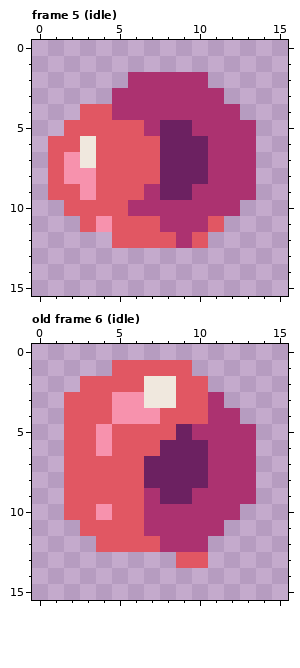
One commit to this pixel-art file: android/assets/ase/fx_fireball.ase. Above: the version before the commit.
16x16 pixels, 13 frames. Shown: frame 5 (idle), old frame 6 (idle). The commit also changed other frames, which this record leaves out.
After:
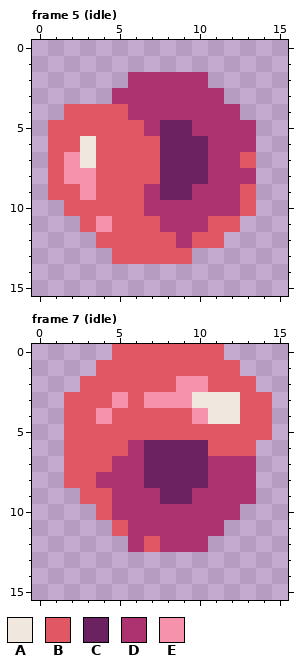
Palette (. is transparent): A #f0e8de  B #e15763  C #6c2161  D #ac3270  E #f792ad
A new or re-ordered frame is compared with the old frame closest to it.
The author wrote: removing faulty item export, tweaking fx_fireball
Changes in this commit:
frames 13 -> 15
--- frame 5 (idle), layer "fireball"
@@ x 0..15 @@
  3 .....DDDDDDD....
- 4 ...BBDDDDDDDD...
- 5 ..BBBBBDCCDDDD..
+ 4 ..BBBBDDDDDDD...
+ 5 .BBBBBBDCCDDDD..
  6 .BBABBBBCCCDDD..
- 7 .BEABBBBCCCDDD..
+ 7 .BEABBBBCCCDDB..
  8 .BEEBBBBCCCDDD..
- 9 .BBEBBBDCCDDDD..
-10 ..BBBBDDDDDDD...
-11 ...BEBBBDDDB....
-12 .....BBBBDB.....
-13 ................
+ 9 .BBEBBBDCCDDDB..
+10 ..BBBBBDDDDDDB..
+11 ...BEBBBDDDBB...
+12 ....BBBBBDBB....
+13 .....BBBBB......
 14 ................
--- frame 7 (idle) is new; against old frame 6 (idle), layer "fireball"
@@ x 0..15 @@
- 0 ................
- 1 .....BBBBB......
- 2 ...BBBBAABB.....
- 3 ..BBBEEAABBD....
- 4 ..BBBEEEBBBDD...
- 5 ..BBEBBBBCDDDD..
- 6 ..BBEBBBCCCDDD..
- 7 ..BBBBBCCCCDDD..
- 8 ..BBBBBCCCCDDD..
- 9 ..BBBBBDCCDDDD..
-10 ..BBEBBDDDDDD...
-11 ...BBBBDDDDD....
-12 ....BBBBDDD.....
-13 .........BB.....
+ 0 .....BBBBBBB....
+ 1 ....BBBBBBBBB...
+ 2 ...BBBBBBEEBBB..
+ 3 ..BBBEBEEEAAABB.
+ 4 ..BBEBBBBBEAABB.
+ 5 ..BBBBBBBBBBBBB.
+ 6 ..BBBBDCCCCBBB..
+ 7 ..BBBDDCCCCDDD..
+ 8 ..BBDDDCCCCDDD..
+ 9 ...BBDDDCCDDDD..
+10 ....BDDDDDDDD...
+11 .....BDDDDDD....
+12 ......DBDDD.....
+13 ................
 14 ................
Boxes around the changes in both pictures, in picture pixels (x1, y1, x2, y2):
changed: (48, 104, 128, 136)
changed: (96, 152, 256, 264)
changed: (64, 344, 272, 568)
